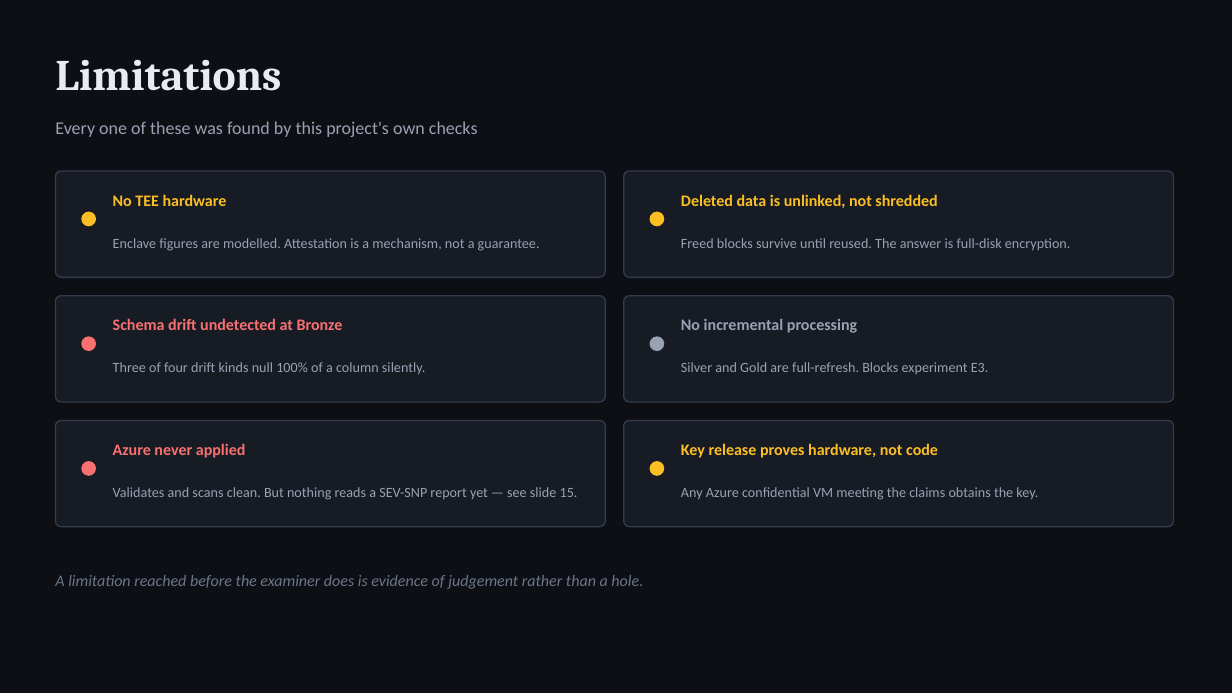
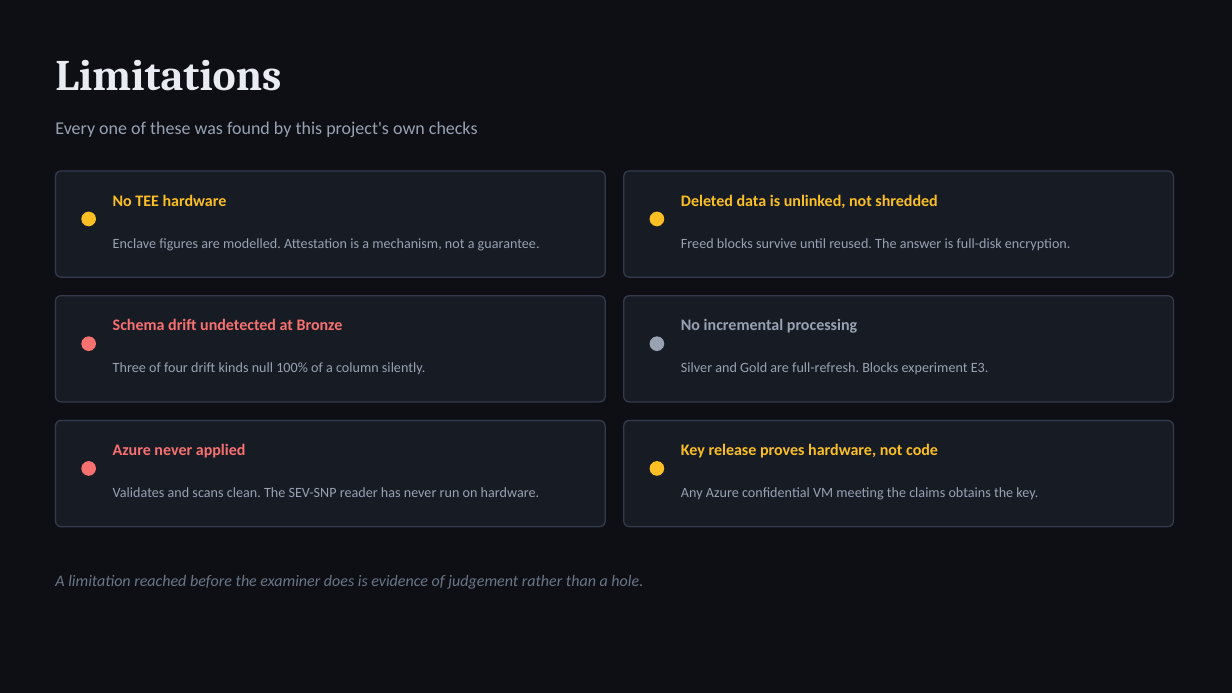
Before and after one commit to arpittomar246/confidentia, a slide deck: slide 14 of docs/report/confidentia-viva.pptx. Drawn at 1232x693 pixels with LibreOffice and Linux fonts; fonts in the diff are those of the drawing. Boxes give left, top, right and bottom in pixels: in the first picture for what was removed or moved away, otherwise in the second. Text is boxed around its words. In the diff, an @@ line names an element or a change of style, - is before the commit and + after.

```diff
--- a/docs/report/confidentia-viva.pptx
+++ b/docs/report/confidentia-viva.pptx
@@ text at [113,487,539,497]: text changed @@
-Validates and scans clean. But nothing reads a SEV-SNP report yet — see slide 15.
+Validates and scans clean. The SEV-SNP reader has never run on hardware.
```
Also in this commit, not shown: 2 other slides changed, 14 other files.
